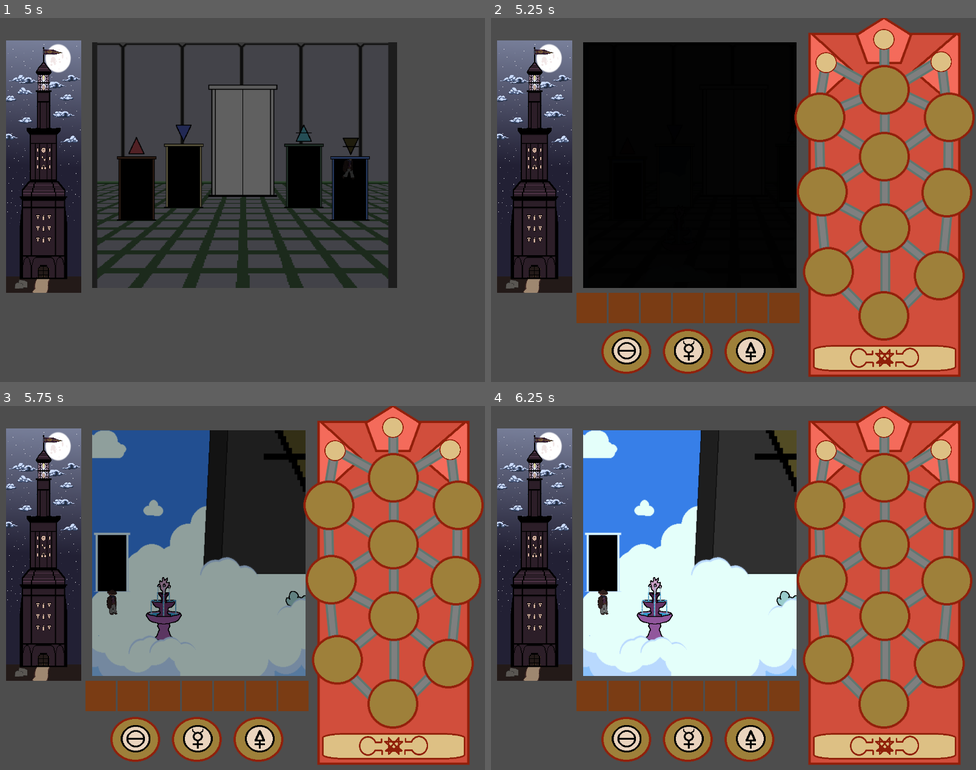
Above: before the commit, frames 1-4 (two rows, left to right).
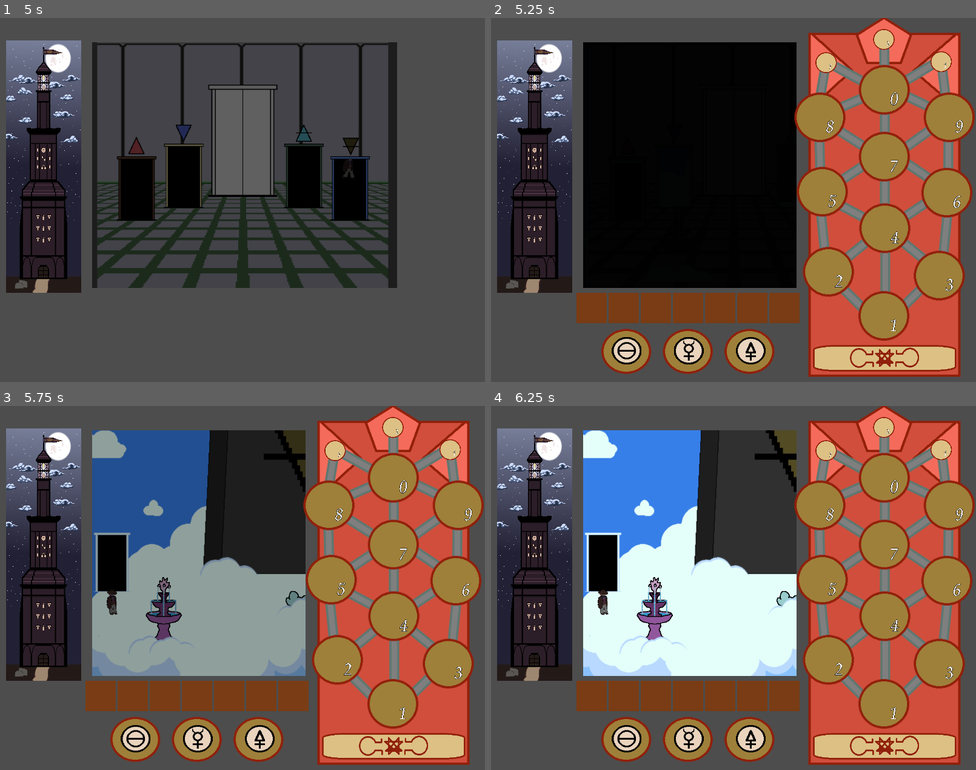
Above: after the commit, the same moments.

Repository: mccajd/Quintessential
Game: Godot game, scene res://Scenes/main_menu.tscn
The game is run twice, just before and just after one commit, with the same random seed, the same clock (stepped at 60 frames per second) and the same inputs.
Inputs (mouse positions are in pixels of both pictures, inside the frame that each line leads up to):
- Up to frame 1 (5 s): click (441, 178) at 0.5 s; move the mouse to (349, 181) at 1.27 s; press the mouse at (349, 181) at 1.28 s; move the mouse to (145, 218) at 2.02 s; release the mouse at (145, 218) at 2.03 s; click (145, 218) at 2.1 s; move the mouse to (291, 119) at 2.77 s; press the mouse at (291, 119) at 2.78 s; move the mouse to (218, 272) at 3.52 s; release the mouse at (218, 272) at 3.53 s; click (218, 272) at 3.6 s; move the mouse to (388, 254) at 4.27 s; press the mouse at (388, 254) at 4.28 s
- Up to frame 2 (5.25 s): move the mouse to (588, 145) at 5.02 s; release the mouse at (588, 145) at 5.03 s; click (588, 145) at 5.1 s
- Up to frame 3 (5.75 s): no input
- Up to frame 4 (6.25 s): click (883, 744) at 5.75 s

Frame 1 is identical in both runs. In frame 2, 0.3% of the frame differs, in the area x 69-98%, y 6-86%; in frame 3, 0.3%; in frame 4, 0.3%.

Commit message:
Add numbers to beacon puzzle nodes and output slots

Diff:
--- a/Scenes/beacon_node.tscn
+++ b/Scenes/beacon_node.tscn
@@ -1,9 +1,13 @@
-[gd_scene load_steps=7 format=3 uid="uid://dt8namvmtn1ty"]
+[gd_scene load_steps=8 format=3 uid="uid://dt8namvmtn1ty"]
 
 [ext_resource type="Script" path="res://Scripts/beacon_node.gd" id="1_hn6iq"]
 [ext_resource type="Texture2D" uid="uid://r65av6xkmun3" path="res://assets/beacon/beacon-node-empty.png" id="2_jmdrg"]
 [ext_resource type="Texture2D" uid="uid://cofbj22tbg5oi" path="res://assets/beacon/beacon-node-filled.png" id="3_nm6o8"]
 [ext_resource type="Texture2D" uid="uid://d38d3pg5qofs3" path="res://assets/beacon/beacon-node-selected.png" id="4_d8wnx"]
+[ext_resource type="Texture2D" uid="uid://e2ko6iq3875u" path="res://assets/symbols/one_symbol.png" id="5_i2ngt"]
+
+[sub_resource type="CircleShape2D" id="CircleShape2D_3wxxm"]
+radius = 56.2228
 
 [sub_resource type="SpriteFrames" id="SpriteFrames_o4skf"]
 animations = [{
@@ -32,11 +36,12 @@
 "speed": 5.0
 }]
 
-[sub_resource type="CircleShape2D" id="CircleShape2D_3wxxm"]
-radius = 56.2228
-
 [node name="BeaconNode" type="Area2D"]
 script = ExtResource("1_hn6iq")
+
+[node name="CollisionShape2D" type="CollisionShape2D" parent="."]
+position = Vector2(66, 61)
+shape = SubResource("CircleShape2D_3wxxm")
 
 [node name="AnimatedSprite2D" type="AnimatedSprite2D" parent="."]
 position = Vector2(66, 61)
@@ -49,9 +54,13 @@
 sprite_frames = SubResource("SpriteFrames_o4skf")
 animation = &"selected"
 
-[node name="CollisionShape2D" type="CollisionShape2D" parent="."]
-position = Vector2(66, 61)
-shape = SubResource("CircleShape2D_3wxxm")
+[node name="BeaconNumber" type="TextureRect" parent="."]
+offset_left = 78.0
+offset_top = 69.0
+offset_right = 95.0
+offset_bottom = 95.0
+texture = ExtResource("5_i2ngt")
+expand_mode = 1
 
 [connection signal="mouse_entered" from="." to="." method="_on_mouse_entered"]
 [connection signal="mouse_exited" from="." to="." method="_on_mouse_exited"]
--- a/Scenes/beacon_puzzle.tscn
+++ b/Scenes/beacon_puzzle.tscn
@@ -14,6 +14,7 @@
 [ext_resource type="PackedScene" uid="uid://chme11eyldqed" path="res://Scenes/beacon_node_item_slot.tscn" id="11_2xr33"]
 [ext_resource type="Script" path="res://Scripts/beacon_node_output_slot.gd" id="12_gs16d"]
 [ext_resource type="PackedScene" uid="uid://geda8gmbwuga" path="res://Scenes/beacon_node_button.tscn" id="13_6vynv"]
+[ext_resource type="Texture2D" uid="uid://e2ko6iq3875u" path="res://assets/symbols/one_symbol.png" id="14_7im5j"]
 [ext_resource type="Texture2D" uid="uid://chr6piu8nkc23" path="res://assets/items/solution_tile_detailed.png" id="15_ra4ik"]
 [ext_resource type="Texture2D" uid="uid://cmspltfyqvrsu" path="res://assets/items/ascension_tile.png" id="16_ik168"]
 [ext_resource type="Texture2D" uid="uid://deuotr83vxwmd" path="res://assets/items/dissolution_tile_detailed.png" id="16_lquqw"]
@@ -390,7 +391,6 @@
 [node name="BeaconNodeView" type="Node" parent="MockUI"]
 
 [node name="BeaconNodeMenu" parent="MockUI/BeaconNodeView" instance=ExtResource("10_p16de")]
-visible = false
 z_index = 1
 position = Vector2(184, 16)
 
@@ -435,6 +435,16 @@
 offset_bottom = 61.0
 scale = Vector2(0.397905, 0.603794)
 
+[node name="Destination" type="TextureRect" parent="MockUI/BeaconNodeView/BeaconNodeMenu/OutputContainer/OutputSlot1"]
+z_index = 1
+layout_mode = 0
+offset_left = 32.858
+offset_top = 30.3782
+offset_right = 46.858
+offset_bottom = 47.3782
+texture = ExtResource("14_7im5j")
+expand_mode = 1
+
 [node name="OutputSlot2" parent="MockUI/BeaconNodeView/BeaconNodeMenu/OutputContainer" instance=ExtResource("11_2xr33")]
 layout_mode = 2
 script = ExtResource("12_gs16d")
@@ -448,6 +458,16 @@
 offset_bottom = 61.0
 scale = Vector2(0.265203, 0.567695)
 
+[node name="Destination" type="TextureRect" parent="MockUI/BeaconNodeView/BeaconNodeMenu/OutputContainer/OutputSlot2"]
+z_index = 1
+layout_mode = 0
+offset_left = 33.3552
+offset_top = 30.3782
+offset_right = 47.3552
+offset_bottom = 47.3782
+texture = ExtResource("14_7im5j")
+expand_mode = 1
+
 [node name="OutputSlot3" parent="MockUI/BeaconNodeView/BeaconNodeMenu/OutputContainer" instance=ExtResource("11_2xr33")]
 layout_mode = 2
 script = ExtResource("12_gs16d")
@@ -461,6 +481,16 @@
 offset_bottom = 61.0
 scale = Vector2(0.339598, 0.567696)
 
+[node name="Destination" type="TextureRect" parent="MockUI/BeaconNodeView/BeaconNodeMenu/OutputContainer/OutputSlot3"]
+z_index = 1
+layout_mode = 0
+offset_left = 33.2325
+offset_top = 30.3782
+offset_right = 47.2325
+offset_bottom = 47.3782
+texture = ExtResource("14_7im5j")
+expand_mode = 1
+
 [node name="OutputSlot4" parent="MockUI/BeaconNodeView/BeaconNodeMenu/OutputContainer" instance=ExtResource("11_2xr33")]
 layout_mode = 2
 script = ExtResource("12_gs16d")
@@ -473,6 +503,16 @@
 offset_right = 84.0
 offset_bottom = 61.0
 scale = Vector2(0.265203, 0.567695)
+
+[node name="Destination" type="TextureRect" parent="MockUI/BeaconNodeView/BeaconNodeMenu/OutputContainer/OutputSlot4"]
+z_index = 1
+layout_mode = 0
+offset_left = 32.4898
+offset_top = 30.3782
+offset_right = 46.4898
+offset_bottom = 47.3782
+texture = ExtResource("14_7im5j")
+expand_mode = 1
 
 [node name="SelectedNodeLabel" type="Label" parent="MockUI/BeaconNodeView/BeaconNodeMenu"]
 offset_left = 130.0
--- a/Scripts/beacon_node.gd
+++ b/Scripts/beacon_node.gd
@@ -37,6 +37,7 @@
 func _ready():
 	input_pickable = true
 	transformer = ItemTransformer.new()
+	$BeaconNumber.texture = load(get_symbol_texture(id))
 
 
 func _process(_delta):
@@ -181,3 +182,21 @@
 	slots_cleared.emit(id)
 	inputs_from_inventory = [null, null, null, null]
 	inputs_from_nodes = [null, null, null, null]
+
+
+static func get_symbol_texture(id):
+	match id:
+		1: return "res://assets/symbols/one_symbol.png"
+		2: return "res://assets/symbols/two_symbol.png"
+		3: return "res://assets/symbols/three_symbol.png"
+		4: return "res://assets/symbols/four_symbol.png"
+		5: return "res://assets/symbols/five_symbol.png"
+		6: return "res://assets/symbols/six_symbol.png"
+		7: return "res://assets/symbols/seven_symbol.png"
+		8: return "res://assets/symbols/eight_symbol.png"
+		9: return "res://assets/symbols/nine_symbol.png"
+		10:return "res://assets/symbols/zero_symbol.png"
+		# recepticles
+		100: return "res://assets/symbols/moon_symbol.png"
+		200: return "res://assets/symbols/sun_symbol.png"
+		300: return "res://assets/symbols/moon2_symbol.png"
--- a/Scripts/beacon_node_output_slot.gd
+++ b/Scripts/beacon_node_output_slot.gd
@@ -8,6 +8,10 @@
 signal destination_updated
 
 
+func _ready():
+	get_node("Destination").visible = false
+
+
 func _process(delta):
 	super(delta)
 
@@ -16,7 +20,20 @@
 	if (Input.is_action_just_pressed("select")):
 		_update_selected_node()
 		destination_updated.emit(slot_id, selected_node_destination)
-		get_node("DestinationLabel").text = str(selected_node_destination) if selected_node_destination > -1 else ""
+
+		var destination_texture = get_node("Destination")
+		if selected_node_destination == -1:
+			destination_texture.visible = false
+			return
+		destination_texture.texture = load(BeaconNode.get_symbol_texture(selected_node_destination))
+		if selected_node_destination > 10:
+			# HACK.jmc - cheeky way to detect if this is a recepticle without getting a ref
+			destination_texture.size.x = 20
+			destination_texture.position.x = 29.635
+		else:
+			destination_texture.size.x = 17
+			destination_texture.position.x = 33.335
+		destination_texture.visible = true
 
 
 func _can_drop_data(_position, _data):
Not shown: 1 places in Scenes/beacon_puzzle.tscn that only renumber resources
Binary file added: assets/symbols/moon2_symbol.png
Not shown, added: assets/symbols/moon2_symbol.png.import
Binary file added: assets/symbols/moon_symbol.png
Not shown, added: assets/symbols/moon_symbol.png.import
Binary file added: assets/symbols/sun_symbol.png
Not shown, added: assets/symbols/sun_symbol.png.import
